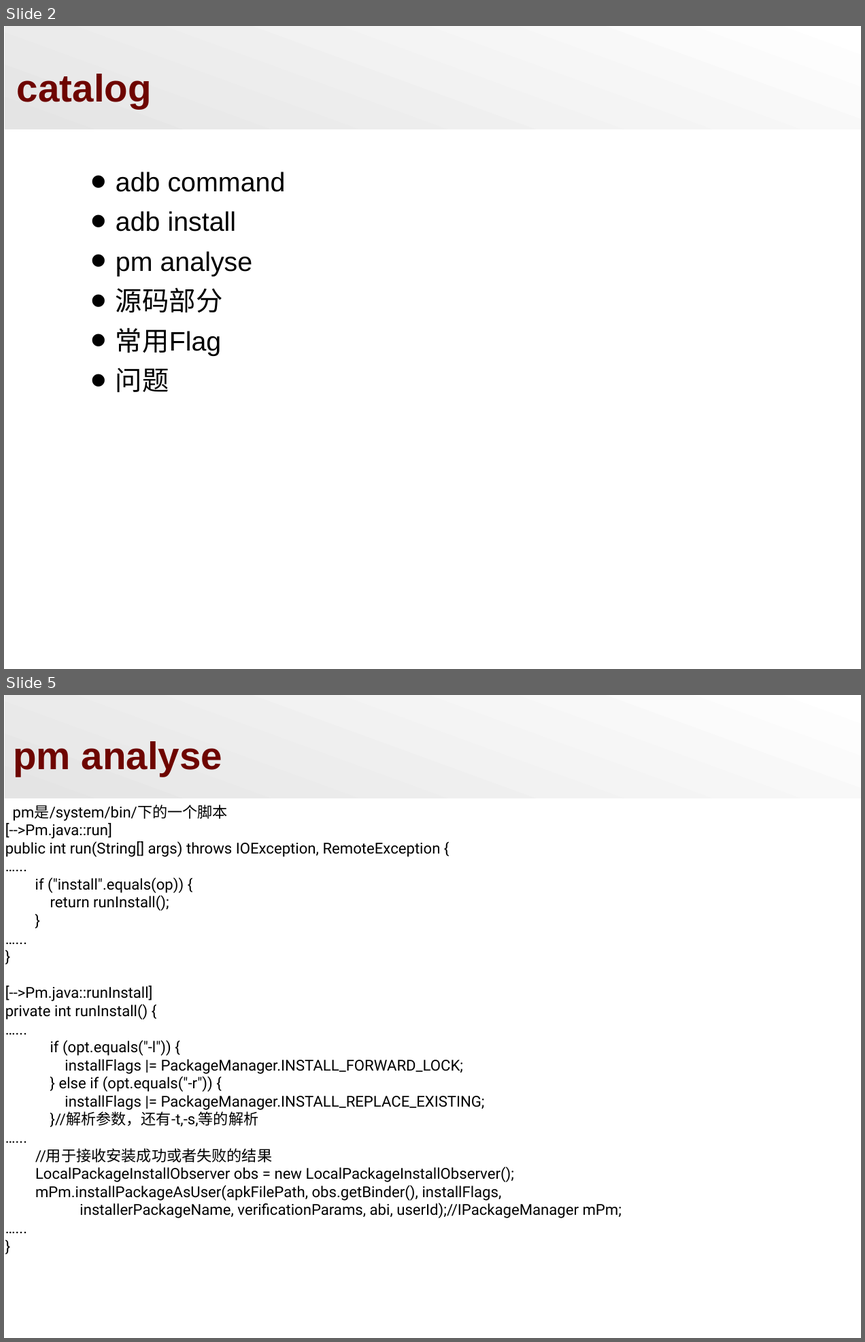
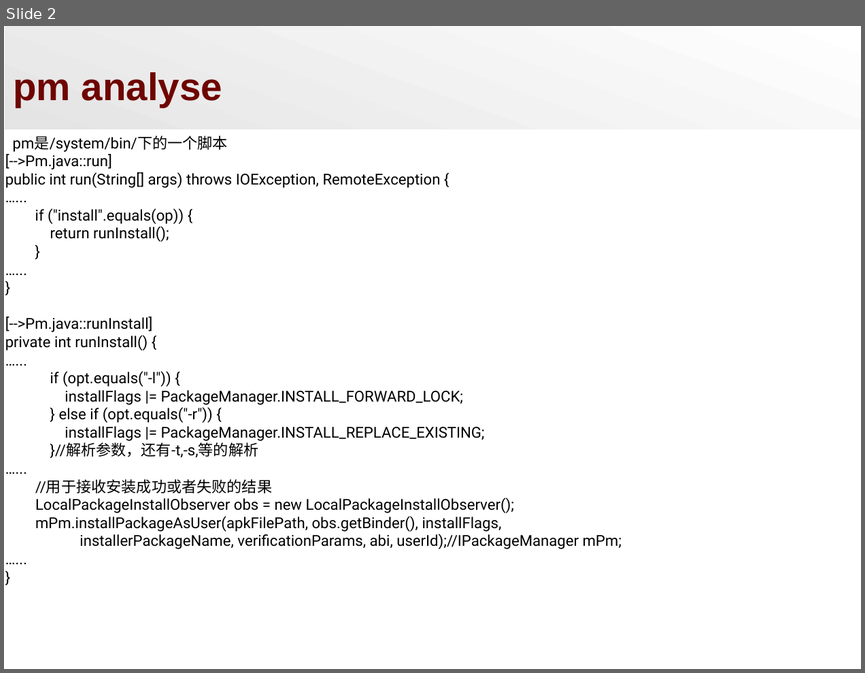
Before and after one commit to zacario-li/DocShare_for_Stesha, a slide deck: APK Installation.ppt. Shown one above the other, each under a label of ours: slides 2 and 5 before the commit, slide 2 after it; the slides between them are not shown. The pictures are 865x1342 and 865x673 pixels, drawn with LibreOffice and Linux fonts; fonts in the diff are those of the drawing; background and template pictures are left out. Boxes give left, top, right and bottom in pixels: in the first picture for what was removed or moved away, otherwise in the second. Text is boxed around its words. In the diff, an @@ line names an element or a change of style, - is before the commit and + after.

```diff
--- a/APK Installation.ppt
+++ b/APK Installation.ppt
@@ slide 2 removed at (4,26,861,669), background #FFFFFF; not listed: 1 template element that a slide beside it also shows @@
@@ title removed at (17,74,152,108) @@
-catalog
@@ text removed at (116,172,286,392) @@
-• adb command
-• adb install
-• pm analyse
-• 源码部分
-• 常用Flag
-• 问题
@@ what was slide 5 is now slide 2 @@
```
Also in this commit, not shown: 1 slide changed, 10 other slides removed, 9 other files.
